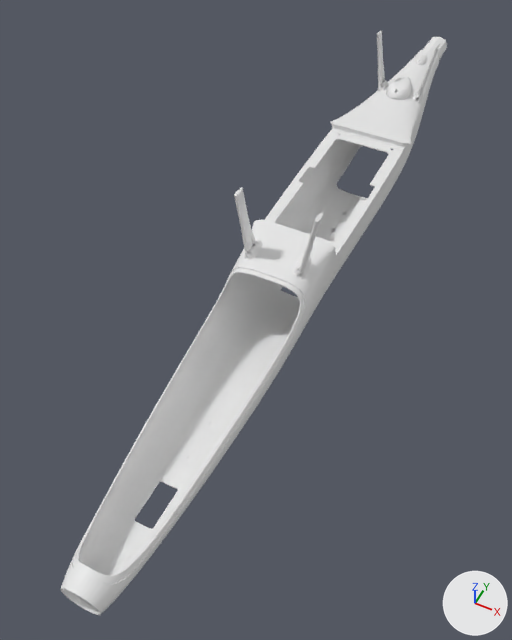
A saved change to the glTF model public/models/parts.glb.
Both versions are drawn from a 50 mm camera at (0.402, -1.244, 1.036) aimed at (-0.043, -0.354, -0.075). The lights are fixed; the arrows at lower right show +X, +Y and +Z. The older version comes first. Where no turn or scale is listed for an object, it has been applied to the vertices.

In view in the first picture: 'antenna-02__rubber', 'fuselage__shell' and 1 more.
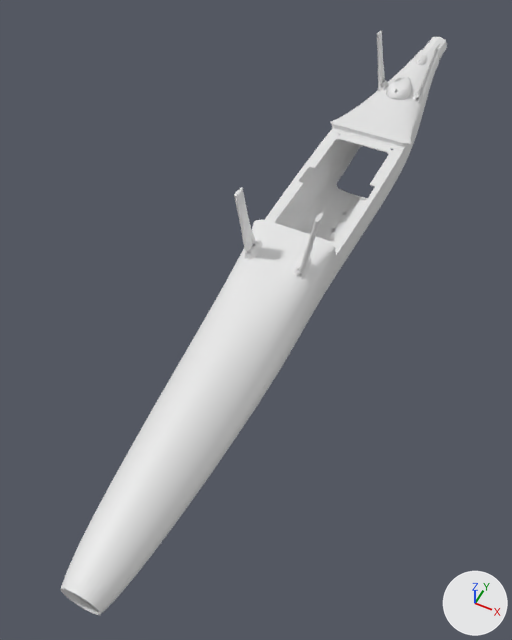
What differs and where, as boxes (x1, y1, x2, y2) in the pictures (512 x 640 px):
'avionics-hatch__shell', added
    after: (71, 267, 305, 585)

Edits to the bpy script that builds the scene:
```text
Add me_avionics_hatch__shell:
    me_avionics_hatch__shell.from_pydata(...)  # 7802 vertices, 15600 faces; spans x -0.083..0.083, y -0.298..0.298, z -0.056..0.056
Add ob_avionics_hatch__shell:
    ob_avionics_hatch__shell = bpy.data.objects.new('avionics-hatch__shell', me_avionics_hatch__shell)
    ob_avionics_hatch__shell.location = (0.0, -0.688, 0.055)
```
